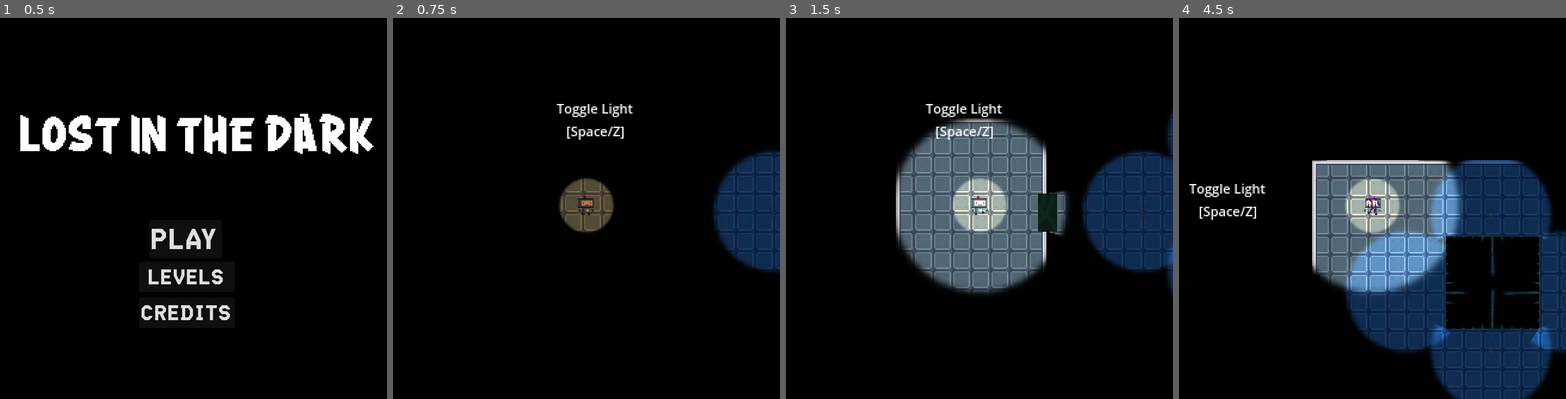
Above: before the commit, frames 1-4 (left to right).
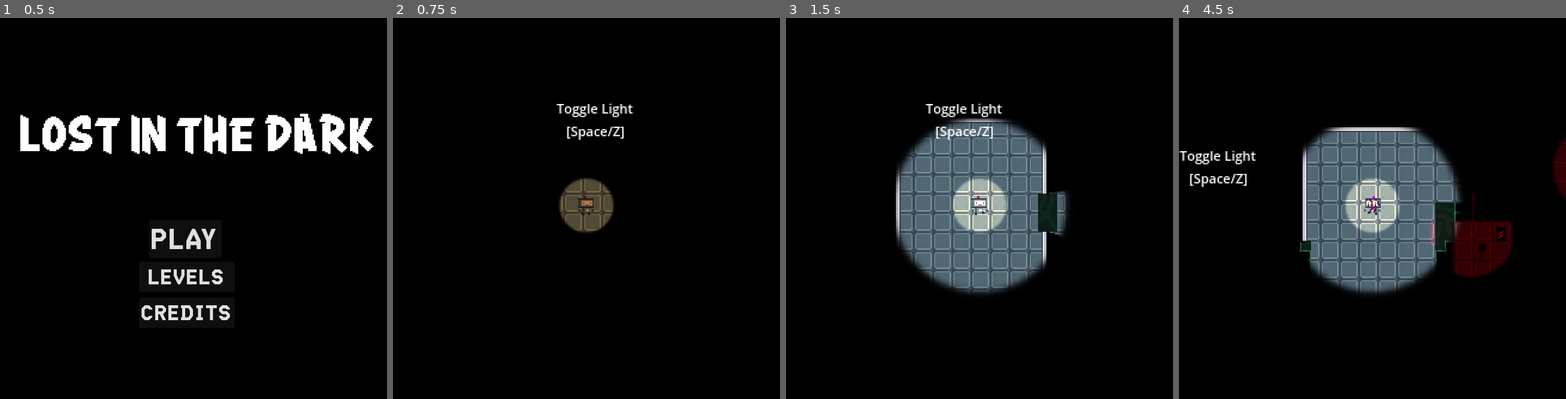
Above: after the commit, the same moments.

Repository: CookieCherith0969/GDM-Assignment-4
Game: Godot game, scene res://Scenes/Levels/StartMenu.tscn
Same seed, same stepped clock (60 frames per second), same inputs: the game is played once before the commit and once after it.
Inputs (mouse positions are in pixels of both pictures, inside the frame that each line leads up to):
- Up to frame 1 (0.5 s): no input
- Up to frame 2 (0.75 s): click "PLAY" at 0.5 s
- Up to frame 3 (1.5 s): move the mouse to (1064, 185) at 1.27 s; hold D (Right) from 1.28 s (still down); hold Space (Light) from 1.28 s (still down)
- Up to frame 4 (4.5 s): move the mouse to (1295, 223) at 2.02 s; release D (Right) at 2.03 s; release Space (Light) at 2.03 s; hold S (Down) 2.03-2.78 s; tap E (Interact) at 2.1 s; tap Space (Light) at 2.3, 3.8 s; tap Enter at 2.75 s; move the mouse to (1411, 120) at 2.77 s; hold D (Right) 2.78-3.53 s; hold Space (Light) 2.78-3.53 s; move the mouse to (1353, 284) at 3.52 s; hold W (Up) 3.53-4.28 s; tap C (TempCorrupt) at 3.6 s; move the mouse to (1488, 261) at 4.27 s; hold A (Left) from 4.28 s (still down); hold Space (Light) from 4.28 s (still down)

Frame 1 is identical in both runs. In frame 2, 4.4% of the frame differs, in the area x 82-100%, y 34-67%; in frame 3, 6.5%; in frame 4, 30%, in the area x 0-100%, y 28-100%.

Commit message:
Player slowed when corrupt, tutorial changes

Diff:
--- a/Scenes/Levels/Tutorial.tscn
+++ b/Scenes/Levels/Tutorial.tscn
@@ -13,7 +13,6 @@
 [ext_resource type="PackedScene" uid="uid://bnyhshq586owy" path="res://Scenes/battery.tscn" id="10_tbqis"]
 [ext_resource type="PackedScene" uid="uid://d158e8mjutn7v" path="res://Scenes/port.tscn" id="11_kqkg3"]
 [ext_resource type="PackedScene" uid="uid://kgh665ni5kcx" path="res://Scenes/inverted_deco_light.tscn" id="13_1tqma"]
-[ext_resource type="PackedScene" uid="uid://24gtspt7nbjk" path="res://Scenes/deco_light.tscn" id="14_hi7nw"]
 
 [node name="TutorialLevel" type="Node2D"]
 
@@ -140,18 +139,11 @@
 texture_scale = 1.0
 radius = 45.0
 
-[node name="DecoLight" parent="." instance=ExtResource("14_hi7nw")]
-position = Vector2(192, 63)
-enabled = true
+[node name="InvertedDecoLight3" parent="." instance=ExtResource("13_1tqma")]
+position = Vector2(430, 64)
 
-[node name="DecoLight2" parent="." instance=ExtResource("14_hi7nw")]
-position = Vector2(324, 63)
-enabled = true
+[node name="InvertedDecoLight4" parent="." instance=ExtResource("13_1tqma")]
+position = Vector2(255, 43)
 
-[node name="DecoLight3" parent="." instance=ExtResource("14_hi7nw")]
-position = Vector2(263, -1)
-enabled = true
-
-[node name="DecoLight4" parent="." instance=ExtResource("14_hi7nw")]
-position = Vector2(263, 112)
-enabled = true
+[node name="InvertedDecoLight5" parent="." instance=ExtResource("13_1tqma")]
+position = Vector2(358, -13)
--- a/Scenes/player.tscn
+++ b/Scenes/player.tscn
@@ -26,7 +26,7 @@
 [node name="RobotSprite" type="AnimatedSprite2D" parent="." groups=["Player"]]
 sprite_frames = ExtResource("2_c3d4i")
 animation = &"IdleDown"
-frame_progress = 0.151636
+frame_progress = 0.392429
 
 [node name="BatterySprite" type="Sprite2D" parent="."]
 visible = false
--- a/Scripts/Player.gd
+++ b/Scripts/Player.gd
@@ -2,7 +2,7 @@
 extends CharacterBody2D
 
 const SPEED = 100.0
-const JUMP_VELOCITY = -400.0
+const CORRUPT_SPEED = 60.0
 
 signal interacted(player)
 
@@ -65,9 +65,11 @@
 	# Get the input direction and handle the movement/deceleration.
 	# As good practice, you should replace UI actions with custom gameplay actions.
 	var direction = Input.get_vector("Left", "Right", "Up", "Down")
-
+	var actual_speed = SPEED
+	if corrupted:
+		actual_speed = CORRUPT_SPEED
 	if direction:
-		velocity = direction * SPEED
+		velocity = direction * actual_speed
 		if timer.time_left <= 0:
 			walking.pitch_scale = randf_range(0.7, 1.2)
 			walking.play()
@@ -77,8 +79,8 @@
 		update_animation(true)
 
 	else:
-		velocity.x = move_toward(velocity.x, 0, SPEED)
-		velocity.y = move_toward(velocity.y, 0, SPEED)
+		velocity.x = move_toward(velocity.x, 0, actual_speed)
+		velocity.y = move_toward(velocity.y, 0, actual_speed)
 		update_animation(false)
 
 	#rotator.rotation = get_angle_to(get_global_mouse_position())
Not shown: 1 places in Scenes/Levels/Tutorial.tscn that only renumber resources
